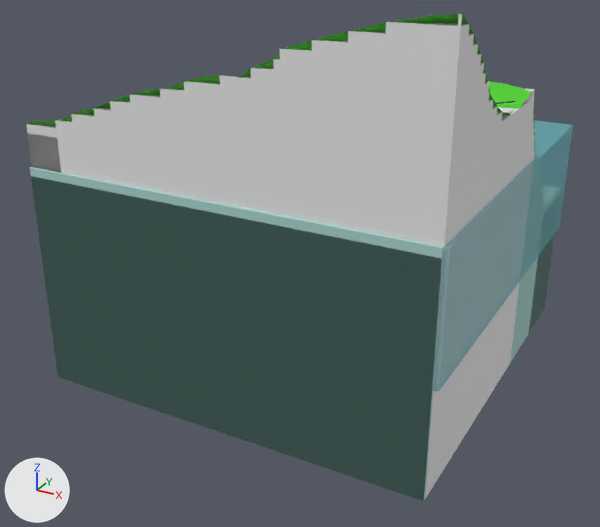
The glTF model 3dMap.gltf, before and after one commit.
Rendered twice from a camera (50 mm lens) standing at (9.36, -18.26, 11.28) and looking at (-0.05, -1.14, 2.72). The axes (+X, +Y, +Z) are drawn at lower left. The lights are the same throughout. Where no turn or scale is listed for an object, it has been applied to the vertices.

The first picture shows 'Contour-360', 'Contour-380', 'Contour-400', 'Contour-420', 'Contour-440', 'Contour-460', 'Contour-480', 'Contour-500', 'Contour-520', 'Contour-540', 'Contour-560', 'Contour-564', 'Contour-720', 'Contour-820', 'Contour-880', 'Contour-900', 'Contour-920', 'Contour-940', 'water'.
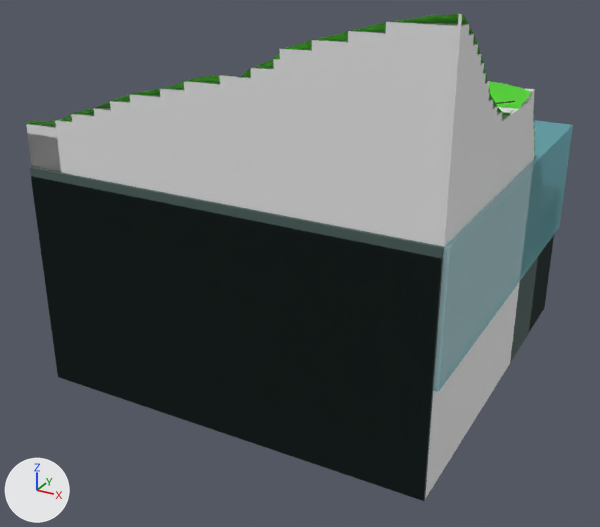
Commit message: edit intensity

The change in detail:
Material 'base' (mat_base) changes colour from cyan #a8d1cb to dark cyan #495c59; in linear values from (0.392, 0.64, 0.595) to (0.0664, 0.108, 0.101).

Boxes (x1, y1, x2, y2) around the edits, measured in the pictures (600 x 527 px):
'Contour-540', recoloured
    both: (31, 177, 527, 501)
'Contour-480', recoloured
    both: (35, 202, 532, 501)
'Contour-560', recoloured (cyan to grey)
    both: (30, 167, 520, 500)
'Contour-460', recoloured
    both: (37, 209, 533, 500)
'Contour-380', recoloured
    both: (41, 235, 554, 499)
'Contour-520', recoloured
    both: (33, 185, 529, 487)
'Contour-420', recoloured
    both: (41, 227, 536, 497)
'Contour-400', recoloured
    both: (38, 233, 538, 500)
'Contour-500', recoloured
    both: (34, 193, 531, 453)
'Contour-360', recoloured
    both: (43, 237, 554, 496)
'Contour-440', recoloured
    both: (39, 220, 535, 486)
'Contour-564', recoloured
    both: (32, 157, 535, 357)
